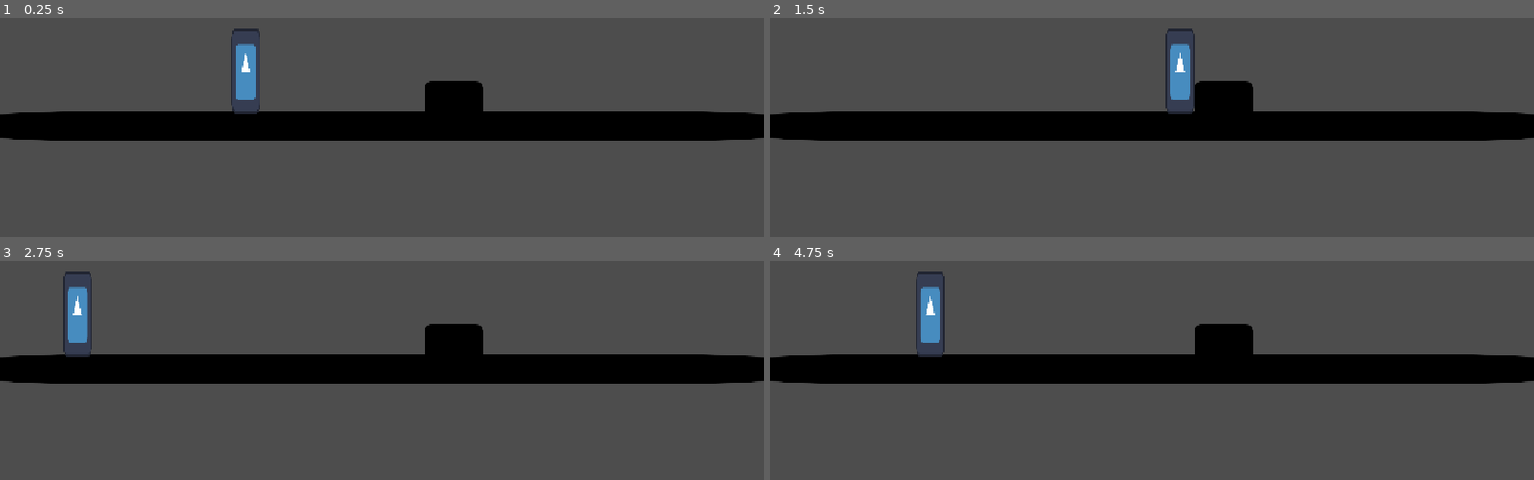
Above: before the commit, frames 1-4 (two rows, left to right).
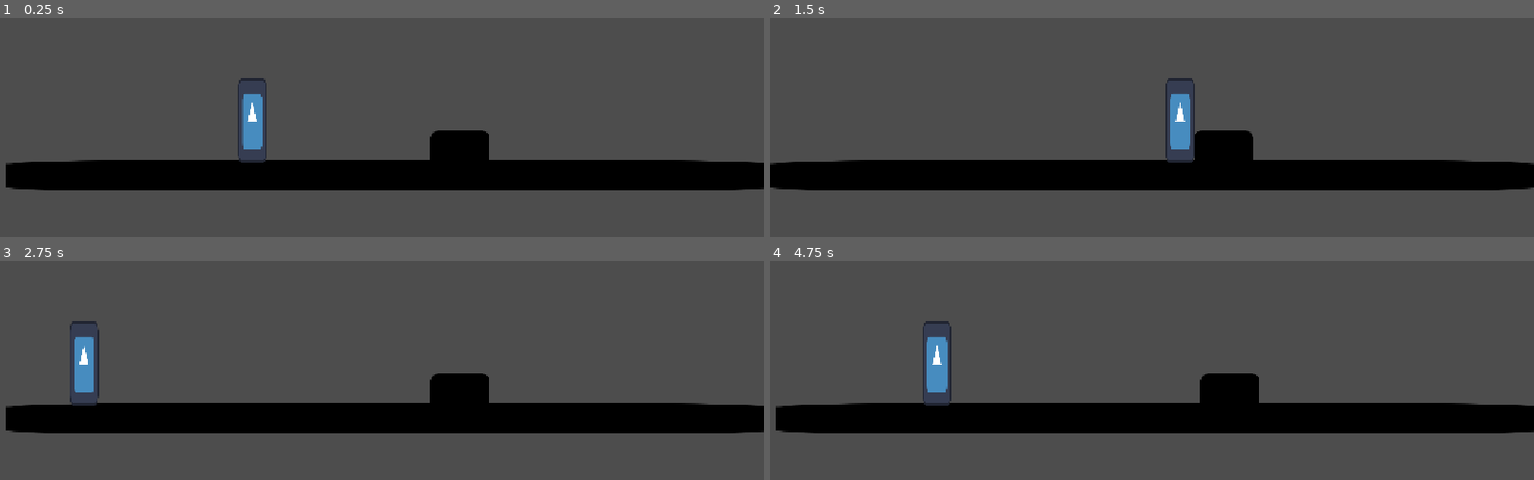
Above: after the commit, the same moments.

Repository: Medcro/GameBijiWIDAI2026
Game: Godot game, scene res://scenes/main.tscn
Same seed, same stepped clock (60 frames per second), same inputs: the game is played once before the commit and once after it. The engine's default icon, where the game draws it, is replaced by a stand-in: a white triangle on a blue panel in a dark square.
Inputs:
- Up to frame 1 (0.25 s): no input
- Up to frame 2 (1.5 s): tap Enter at 0.5 s; hold Right (ui_right) from 0.53 s (still down); tap Z (Dash) at 0.6, 1.35 s; tap C (Jump) at 0.77 s; tap Space at 1.25 s
- Up to frame 3 (2.75 s): tap C (Jump) at 1.52 s; tap Enter at 2 s; release Right (ui_right) at 2.03 s; hold Left (ui_left) from 2.03 s (still down); tap Z (Dash) at 2.1 s
- Up to frame 4 (4.75 s): release Left (ui_left) at 2.78 s; hold Right (ui_right) 2.78-4.28 s; tap Z (Dash) at 2.85, 3.6, 4.35 s; tap C (Jump) at 3.02, 3.77, 4.52 s; tap Space at 4.25 s; hold Left (ui_left) from 4.28 s (still down)

The runs differ from the first frame. In frame 1, 29% of the frame differs, in the area x 0-100%, y 4-79%; in frame 2, 29%; in frame 3, 29%; in frame 4, 29%.

Commit message:
camera basics
makasih kaiser
sama sama inan

Diff:
--- /dev/null
+++ b/camera_effects.gd
@@ -0,0 +1,101 @@
+extends Node
+
+var camera: Camera2D
+var loop_tween: Tween
+var is_screenshake_enabled: bool = true
+
+func register_camera(cam: Camera2D):
+	camera = cam
+
+func shake(intensity, duration): #shake pendek
+	if not camera or not is_screenshake_enabled:
+		return
+
+	var tween = camera.create_tween()
+	var orig_offset = camera.offset
+
+	tween.tween_property(
+		camera, "offset",
+		orig_offset + Vector2(randf_range(-intensity, intensity), randf_range(-intensity, intensity)),
+		duration * 0.25
+	)
+
+	tween.tween_property(
+		camera, "offset",
+		orig_offset + Vector2(randf_range(-intensity, intensity), randf_range(-intensity, intensity)),
+		duration * 0.25
+	)
+
+	tween.tween_property(
+		camera, "offset",
+		orig_offset,
+		duration * 0.5
+	)
+
+func start_loop_shake(intensity, speed): #shake panjang (buat laser sm siren)
+	if not camera or not is_screenshake_enabled:
+		return
+
+	stop_loop_shake()
+
+	loop_tween = camera.create_tween().set_loops()  # infinite loop
+	var orig_offset = camera.offset
+
+	# This repeats forever
+	loop_tween.tween_property(
+		camera, "offset",
+		orig_offset + Vector2(randf_range(-intensity, intensity), randf_range(-intensity, intensity)),
+		speed
+	)
+	loop_tween.tween_property(
+		camera, "offset",
+		orig_offset + Vector2(randf_range(-intensity, intensity), randf_range(-intensity, intensity)),
+		speed
+	)
+
+func stop_loop_shake():
+	if loop_tween:
+		loop_tween.kill()
+	if camera:
+		camera.offset = Vector2.ZERO
+
+func zoom(target_zoom: Vector2, duration := 0.5):
+	if not camera:
+		return
+
+	var half := duration * 0.5
+	var orig_zoom := camera.zoom
+	var tween := camera.create_tween()
+
+	# Zoom in
+	tween.tween_property(camera, "zoom", target_zoom, half).set_trans(Tween.TRANS_SINE)
+
+	# Then zoom out
+	tween.tween_property(camera, "zoom", orig_zoom, half).set_trans(Tween.TRANS_SINE)
+
+var overlay: ColorRect = null
+
+func register_overlay(node: ColorRect):
+	overlay = node
+
+func flash_darken(amount := 0.5, total_duration := 0.4):
+	if not overlay:
+		return
+
+	var tween = create_tween()
+	var c = overlay.color
+
+	# Fade to darkness
+	tween.tween_property(overlay, "color",
+		Color(c.r, c.g, c.b, amount),
+		total_duration * 0.3
+	).set_trans(Tween.TRANS_SINE)
+
+	# Hold briefly
+	tween.tween_interval(total_duration * 0.2)
+
+	# Fade back to clear
+	tween.tween_property(overlay, "color",
+		Color(c.r, c.g, c.b, 0.0),
+		total_duration * 0.5
+	).set_trans(Tween.TRANS_SINE)
--- a/project.godot
+++ b/project.godot
@@ -14,6 +14,10 @@
 run/main_scene="uid://r8gk7inos0cq"
 config/features=PackedStringArray("4.5", "GL Compatibility")
 config/icon="res://assets/icon.svg"
+
+[autoload]
+
+CameraEffects="*res://camera_effects.gd"
 
 [display]
 
--- a/scenes/main.tscn
+++ b/scenes/main.tscn
@@ -1,8 +1,12 @@
-[gd_scene load_steps=4 format=3 uid="uid://r8gk7inos0cq"]
+[gd_scene load_steps=6 format=3 uid="uid://r8gk7inos0cq"]
 
 [ext_resource type="PackedScene" uid="uid://cv3ekrp0fcc0o" path="res://scenes/floor.tscn" id="1_0wfyh"]
 [ext_resource type="PackedScene" uid="uid://dxl1dmwln6gom" path="res://scenes/player.tscn" id="2_sugp2"]
+[ext_resource type="Script" uid="uid://dy244eryhu1w6" path="res://scenes/player_camera.gd" id="3_jyhfs"]
 [ext_resource type="PackedScene" uid="uid://bmylvoan1tfh4" path="res://scenes/platform.tscn" id="3_sugp2"]
+
+[sub_resource type="RectangleShape2D" id="RectangleShape2D_jyhfs"]
+size = Vector2(1162, 518)
 
 [node name="main" type="Node2D"]
 
@@ -12,5 +16,15 @@
 [node name="Player" parent="." instance=ExtResource("2_sugp2")]
 position = Vector2(367, 387)
 
+[node name="Camera2D" type="Camera2D" parent="Player"]
+script = ExtResource("3_jyhfs")
+bounds_path = NodePath("../../CameraBound")
+
 [node name="Platform" parent="." instance=ExtResource("3_sugp2")]
 position = Vector2(684, 457)
+
+[node name="CameraBound" type="Area2D" parent="."]
+
+[node name="CollisionShape2D" type="CollisionShape2D" parent="CameraBound"]
+position = Vector2(571, 249)
+shape = SubResource("RectangleShape2D_jyhfs")
--- /dev/null
+++ b/scenes/player_camera.gd
@@ -0,0 +1,42 @@
+#taken from Descent's camera system
+extends Camera2D
+
+@export var bounds_path: NodePath
+
+func _ready() -> void:
+	if CameraEffects.has_method("register_camera"):
+		CameraEffects.register_camera(self)
+
+	_apply_bounds()
+
+func _apply_bounds() -> void:
+	if bounds_path == null or bounds_path.is_empty():
+		return
+
+	var bounds_body := get_node_or_null(bounds_path) as Node2D
+	if bounds_body == null:
+		return
+
+	var cs := bounds_body.get_node_or_null("CollisionShape2D") as CollisionShape2D
+	if cs == null or not (cs.shape is RectangleShape2D):
+		push_warning("Camera Bounds: No valid RectangleShape2D found.")
+		return
+
+	var rect_shape := cs.shape as RectangleShape2D
+	var ext: Vector2 = rect_shape.size * 0.5
+
+	#Calculate rectangle limits in world space
+	var center: Vector2 = cs.global_position
+	var left: float = center.x - ext.x
+	var right: float = center.x + ext.x
+	var top: float = center.y - ext.y
+	var bottom: float = center.y + ext.y
+
+	#Apply to the Camera2D built-in limit properties
+	limit_left = int(left)
+	limit_right = int(right)
+	limit_top = int(top)
+	limit_bottom = int(bottom)
+
+	#Enables smooth stopping when hitting the boundary
+	limit_smoothed = true
Not shown, added: camera_effects.gd.uid
Not shown, added: scenes/player_camera.gd.uid
